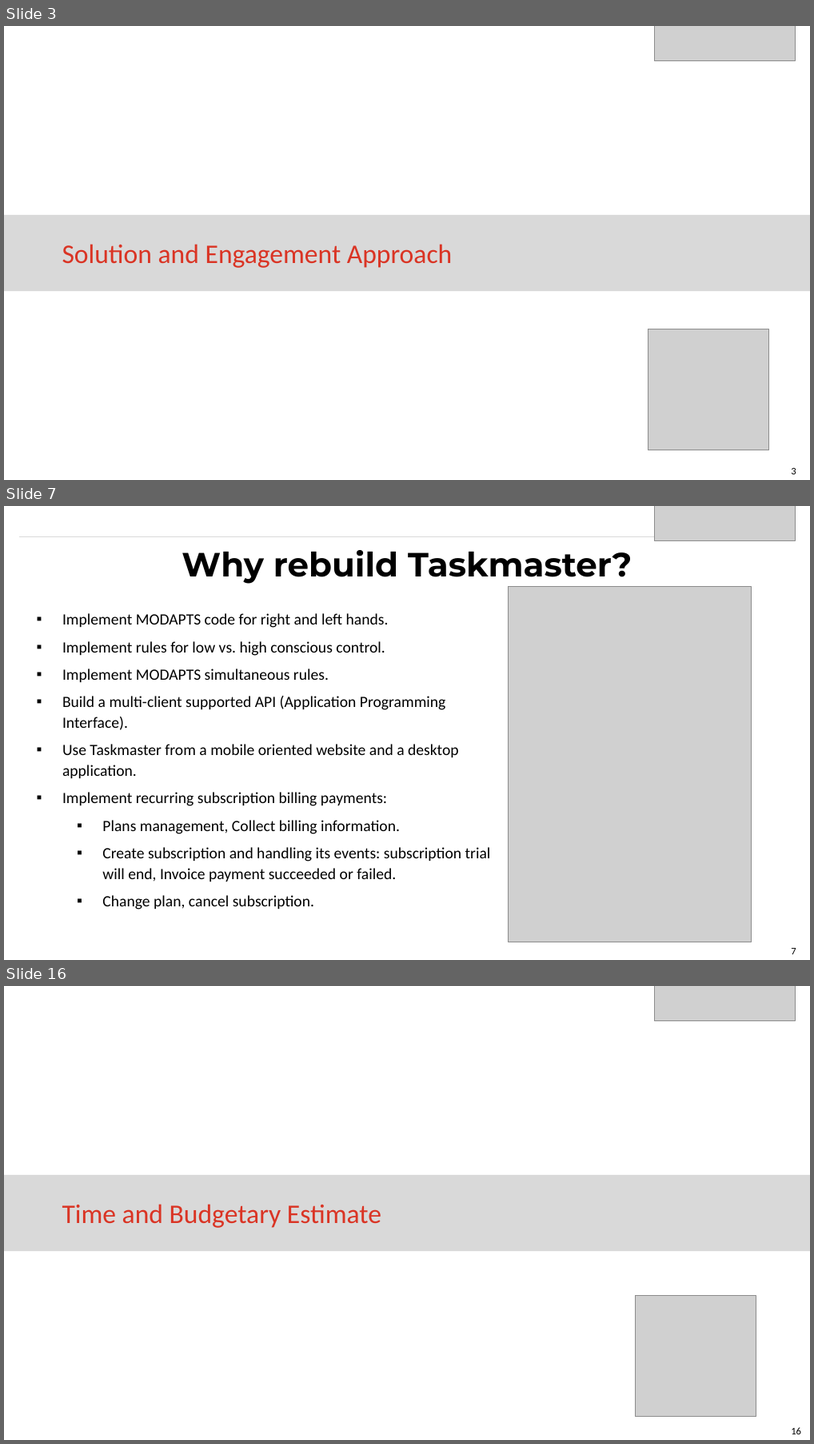
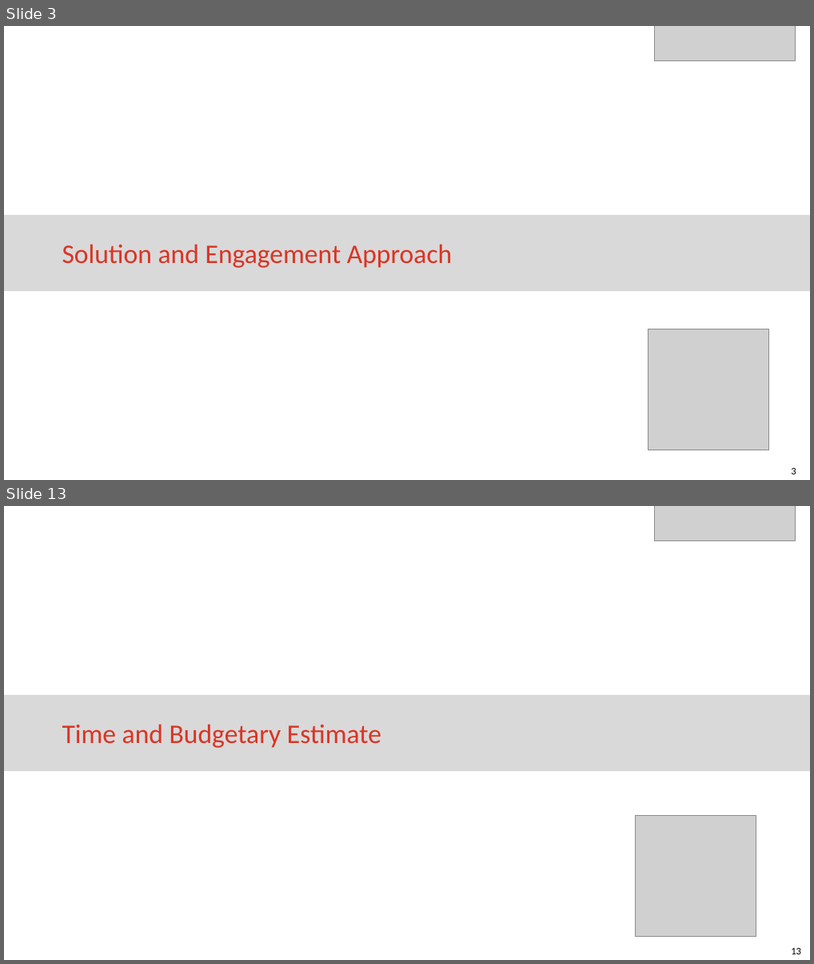
Before and after one commit to eaitbrahim/AltechEnclosures, a slide deck: Code Gate Proposal to Altech for Enclosures App.pptx. Shown one above the other, each under a label of ours: slides 3, 7 and 16 before the commit, slides 3 and 13 after it; the slides between them are not shown. The pictures are 814x1444 and 814x964 pixels, drawn with LibreOffice and Linux fonts; fonts in the diff are those of the drawing; grey boxes stand for pictures. Boxes give left, top, right and bottom in pixels: in the first picture for what was removed or moved away, otherwise in the second. Text is boxed around its words. In the diff, an @@ line names an element or a change of style, - is before the commit and + after.

```diff
--- a/Code Gate Proposal to Altech for Enclosures App.pptx
+++ b/Code Gate Proposal to Altech for Enclosures App.pptx
@@ slide 7 removed at [4,506,810,960], background #FFFFFF; not listed: 1 template element that a slide beside it also shows @@
@@ picture removed at [654,506,796,540] @@
@@ line removed from (19, 536) to (795, 536) @@
@@ title removed at [182,550,632,584] @@
-Why rebuild Taskmaster?
@@ picture removed at [509,587,751,941] @@
@@ text removed at [62,613,491,909] @@
-▪ Implement MODAPTS code for right and left hands.
-▪ Implement rules for low vs. high conscious control.
-▪ Implement MODAPTS simultaneous rules.
-▪ Build a multi-client supported API (Application Programming Interface).
-▪ Use Taskmaster from a mobile oriented website and a desktop application.
-▪ Implement recurring subscription billing payments:
-  ▪ Plans management, Collect billing information.
-  ▪ Create subscription and handling its events: subscription trial will end, Invoice payment succeeded or failed.
-  ▪ Change plan, cancel subscription.
@@ what was slide 16 is now slide 13 @@
@@ page number at [791,948,802,954]: text changed @@
-16
+13
```
Also in this commit, not shown: 6 slides changed, 7 slides added, 9 other slides removed.
